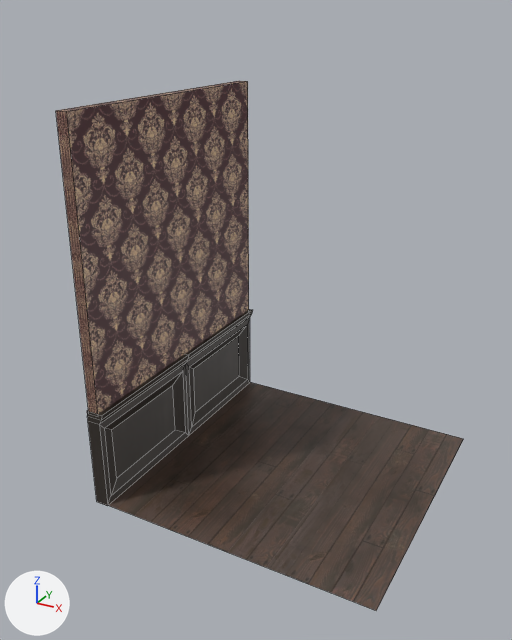
Two versions of the Blender file src/minigames/ladronesDeDiamantes/wall.blend, one commit apart.
The view is the same before and after, from a 50 mm camera at (14.5, -31.1, 24.4) aimed at (-1.7, -1.6, 9.6). The lights are fixed; the arrows at lower left show +X, +Y and +Z. Mesh edges are drawn as thin lines.

The older version as bpy lines, for what is in view:
```python
me_cube_001 = bpy.data.meshes.new('Cube.001')
me_cube_001.from_pydata(...)  # 40 vertices, 38 faces; spans x -1.0..1.65, y -1.0..1.0, z -1.0..1.0
me_cube_001.materials.append(mat_wood2)
me_cube_002 = bpy.data.meshes.new('Cube.002')
me_cube_002.from_pydata(...)  # a box spanning x -1.0..1.0, y -1.0..1.0, z -1.0..1.0
me_cube_002.materials.append(mat_wallbaked)
me_plane = bpy.data.meshes.new('Plane')
me_plane.from_pydata(...)  # 4 vertices, 1 face; spans x -1.0..1.0, y -1.0..1.0, z 0.0
me_plane.materials.append(mat_woodbaked)
ob_cube = bpy.data.objects.new('Cube', me_cube_001)
ob_cube.location = (-7.71, 0.0, 2.78)
ob_cube.scale = (0.372, 7.81, 2.84)
ob_cube_001 = bpy.data.objects.new('Cube.001', me_cube_002)
ob_cube_001.location = (-7.68, 0.0, 12.93)
ob_cube_001.scale = (0.303, 7.79, 7.47)
ob_plane = bpy.data.objects.new('Plane', me_plane)
ob_plane.location = (0.0, 0.0, 0.0)
ob_plane.scale = (7.82, 7.82, 1.04)
```
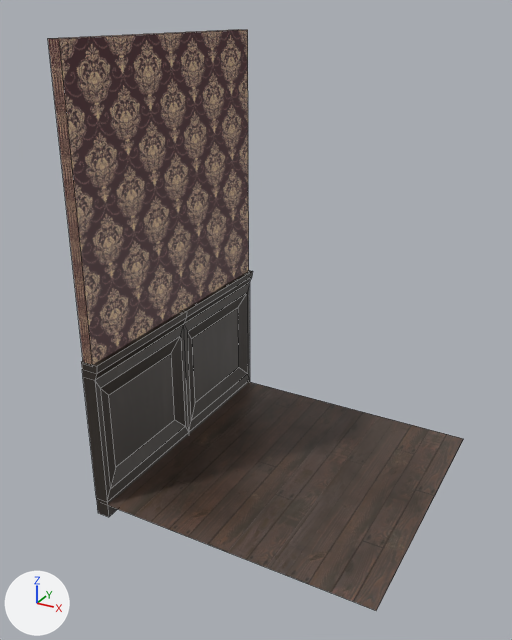
Changed parts and their boxes [x1, y1, x2, y2] in the pictures (512 x 640 px):
'Cube.001', moved
    before: [56, 81, 249, 414]
    after: [48, 29, 249, 365]
'Cube', reshaped, moved, rescaled (25% taller)
    before: [87, 309, 253, 506]
    after: [81, 270, 253, 517]
part 1 of me_cube_001, built on
    after: [96, 380, 250, 517]

What changed in the scene script:
```text
Change me_cube_001:
    used by ob_cube; location = (-7.71, 0.0, 2.78); scale = (0.372, 7.81, 2.84)
    remove me_cube_001.from_pydata(...)  # 40 vertices, 38 faces; spans x -1.0..1.65, y -1.0..1.0, z -1.0..1.0
    add me_cube_001.from_pydata(...)  # 46 vertices, 44 faces; spans x -1.0..1.65, y -1.0..1.0, z -1.24..1.0
    me_cube_001 part 1
    2 faces are deleted
    6 new vertices lie (0.0, 0.0, -0.24) away from vertices in x -1.0..1.0, y -1.0..1.0, z -1.0
    8 new faces join them
Change ob_cube:
    ob_cube.location: (-7.71, 0.0, 2.78) -> (-7.71, 0.0, 4.31)
    ob_cube.scale: (0.372, 7.81, 2.84) -> (0.372, 7.81, 4.12)
Change ob_cube_001:
    ob_cube_001.location: (-7.68, 0.0, 12.93) -> (-7.68, 0.0, 15.78)
```
